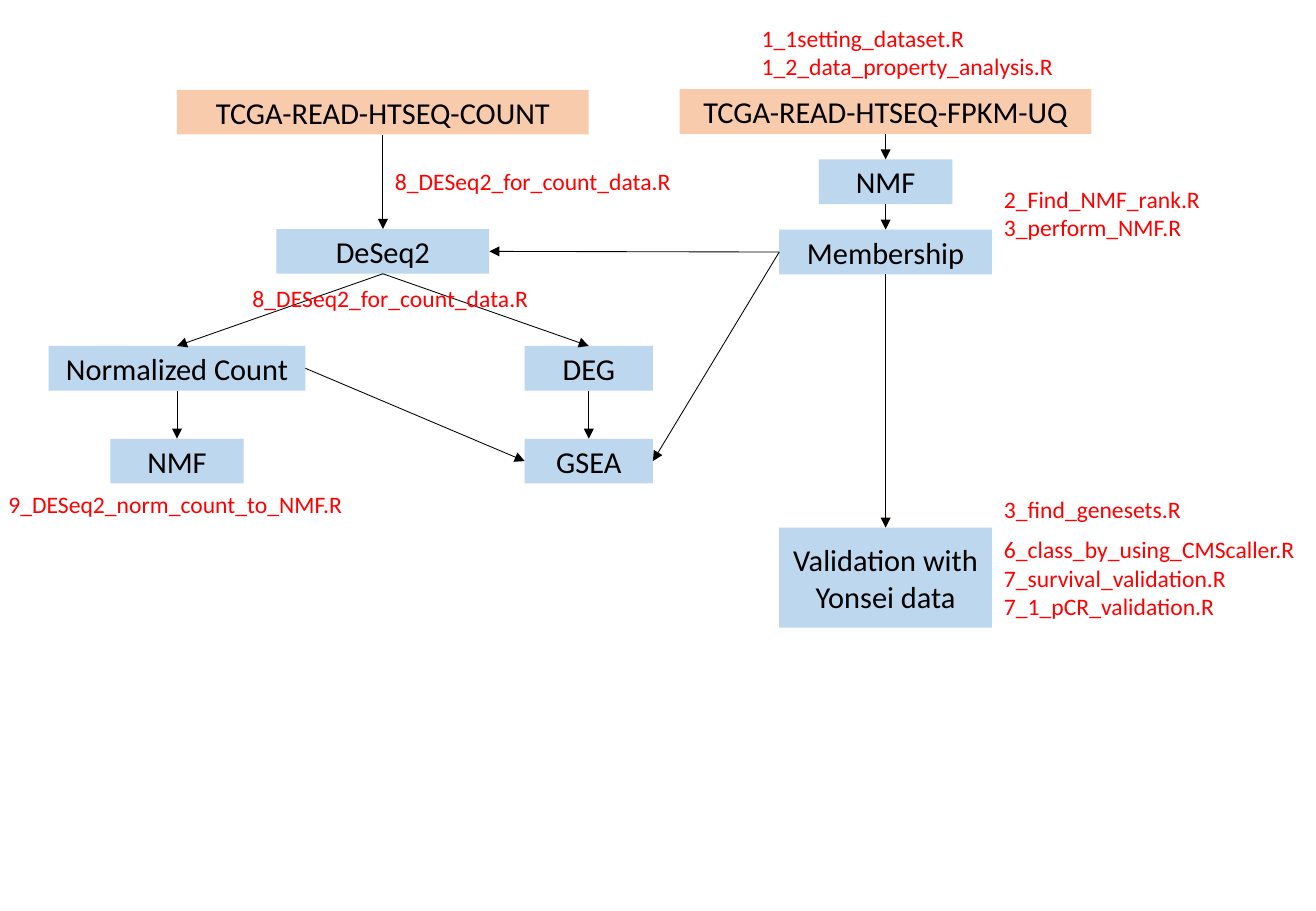
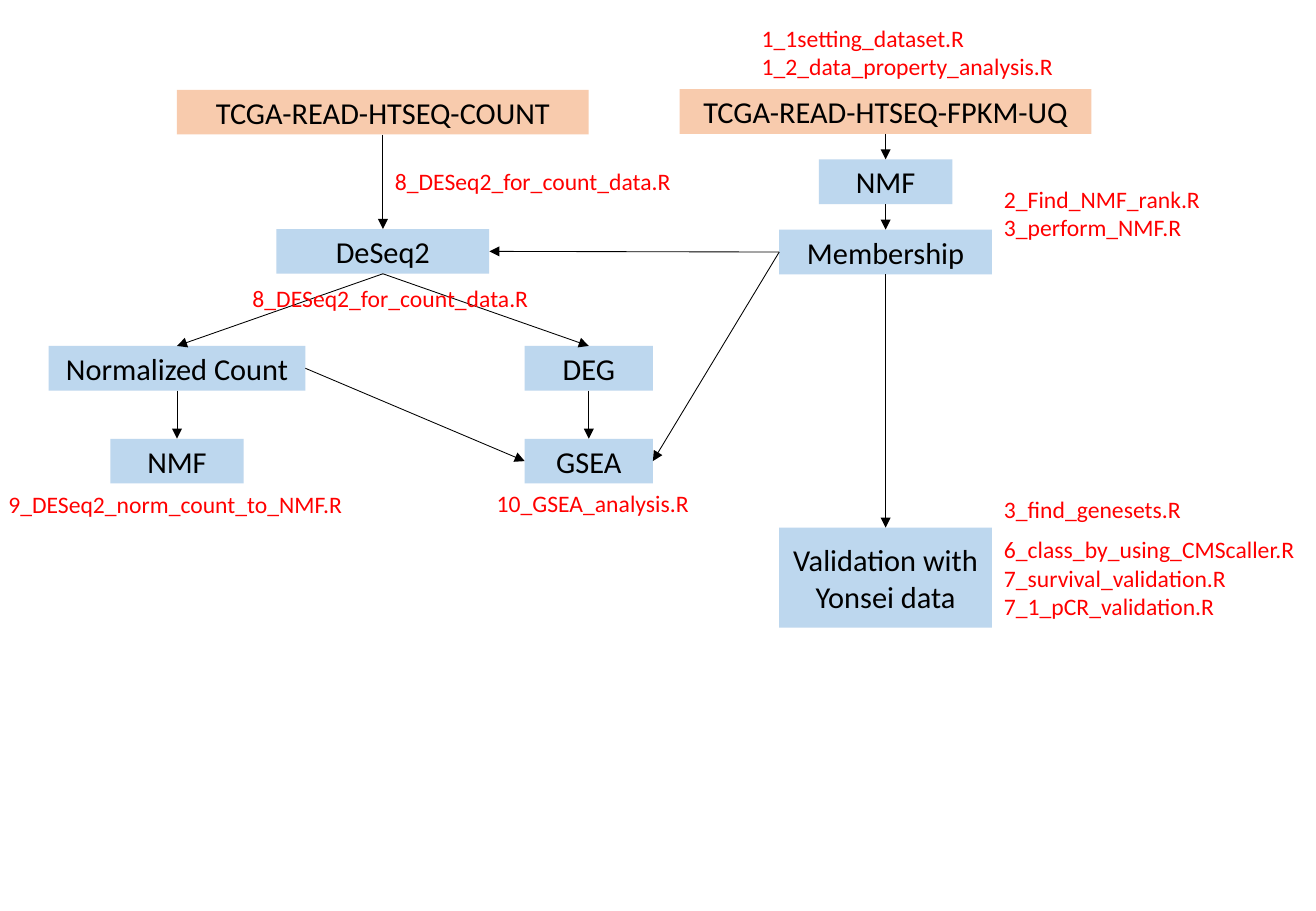
Before and after one commit to leeym950/NMF_Rectal_Cancer, a slide deck: slide 1 of Introduction.pptx. Drawn at 1316x911 pixels with LibreOffice and Linux fonts; fonts in the diff are those of the drawing. Boxes give left, top, right and bottom in pixels: in the first picture for what was removed or moved away, otherwise in the second. Text is boxed around its words. In the diff, an @@ line names an element or a change of style, - is before the commit and + after.

Commit message:
Aug 23 update

```diff
--- a/Introduction.pptx
+++ b/Introduction.pptx
@@ text added at <box>497,495,689,516</box>, 14 pt, text #FF0000 @@
+10_GSEA_analysis.R
```
Also in this commit, not shown: 18 slides added.
